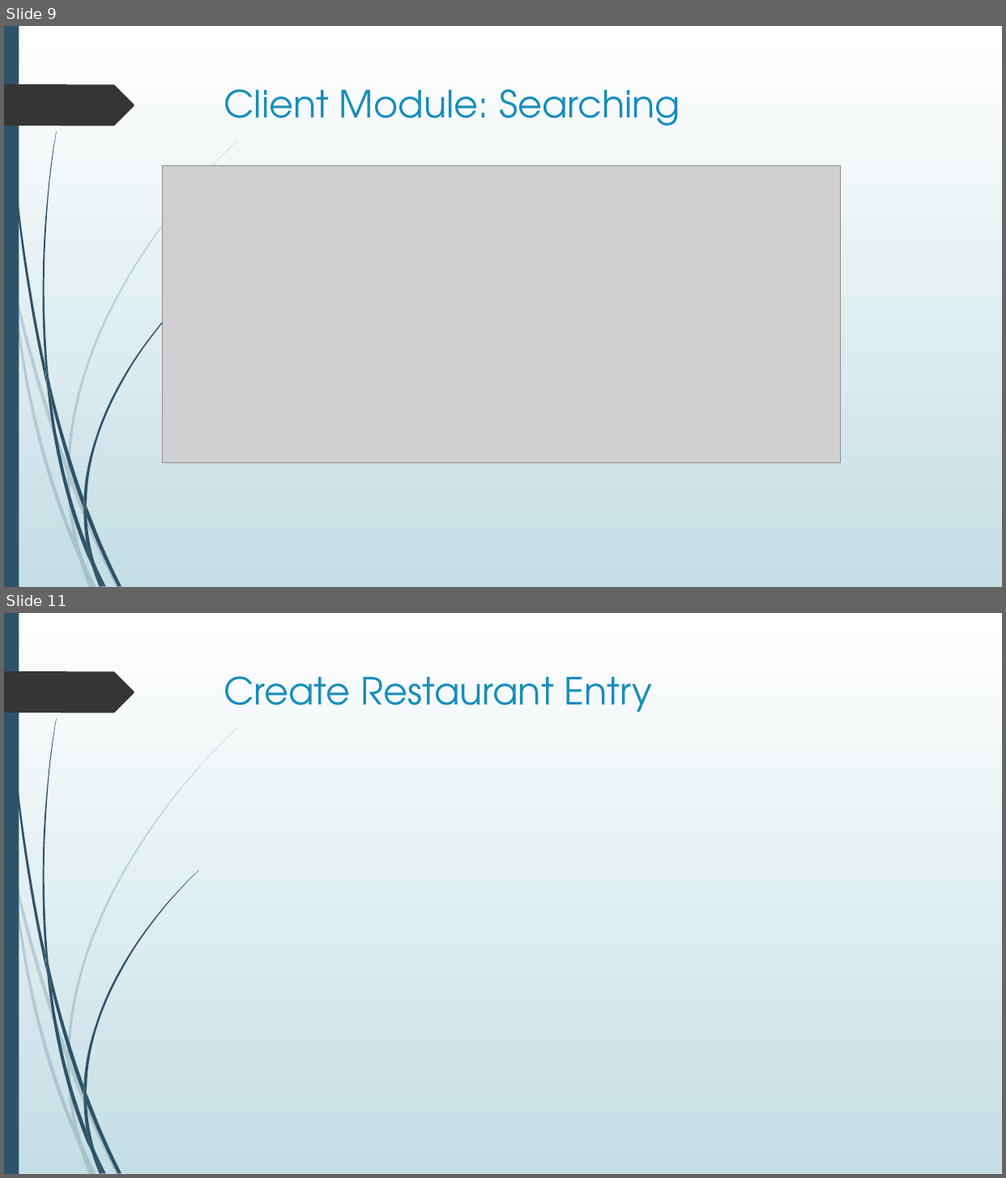
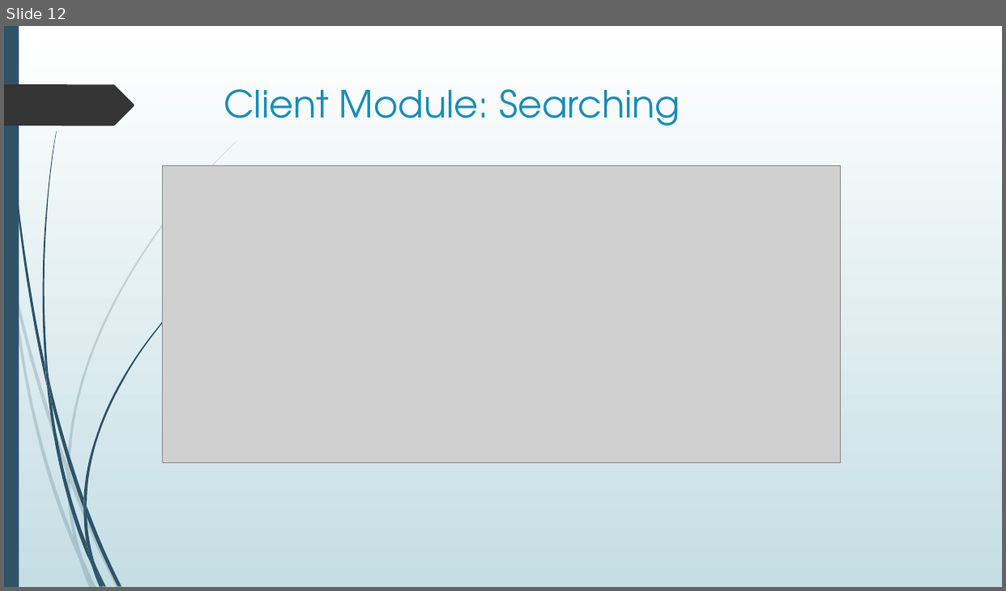
Before and after one commit to thienanmum/restaurantfinder, a slide deck: docs/RestaurantFinder.pptx. Shown one above the other, each under a label of ours: slides 9 and 11 before the commit, slide 12 after it; the slides between them are not shown. The pictures are 1006x1178 and 1006x591 pixels, drawn with LibreOffice and Linux fonts; fonts in the diff are those of the drawing; grey boxes stand for pictures. Boxes give left, top, right and bottom in pixels: in the first picture for what was removed or moved away, otherwise in the second. Text is boxed around its words. In the diff, an @@ line names an element or a change of style, - is before the commit and + after.

```diff
--- a/docs/RestaurantFinder.pptx
+++ b/docs/RestaurantFinder.pptx
@@ slide 11 removed at (4,613,1002,1174), background gradient #FFFFFF to #C5DEE5; not listed: 24 template elements that a slide beside it also shows @@
@@ title removed at (224,676,653,712) @@
-Create Restaurant Entry
@@ what was slide 9 is now slide 12 @@
```
Also in this commit, not shown: 2 slides changed, 4 slides added, 1 other slide removed.
